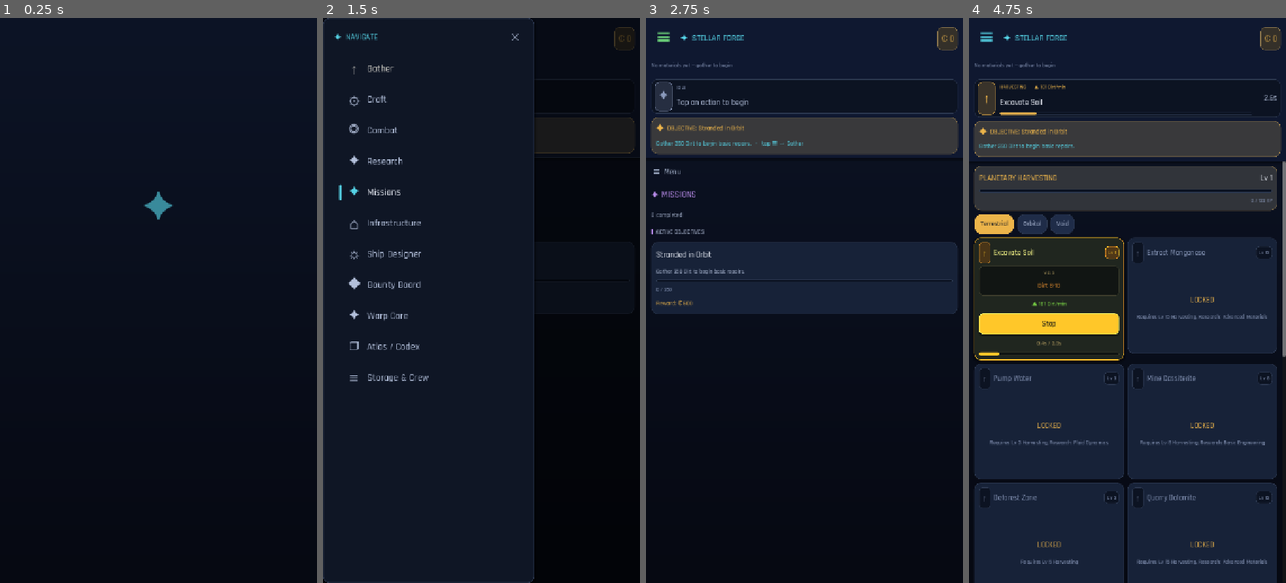
Above: before the commit, frames 1-4 (left to right).
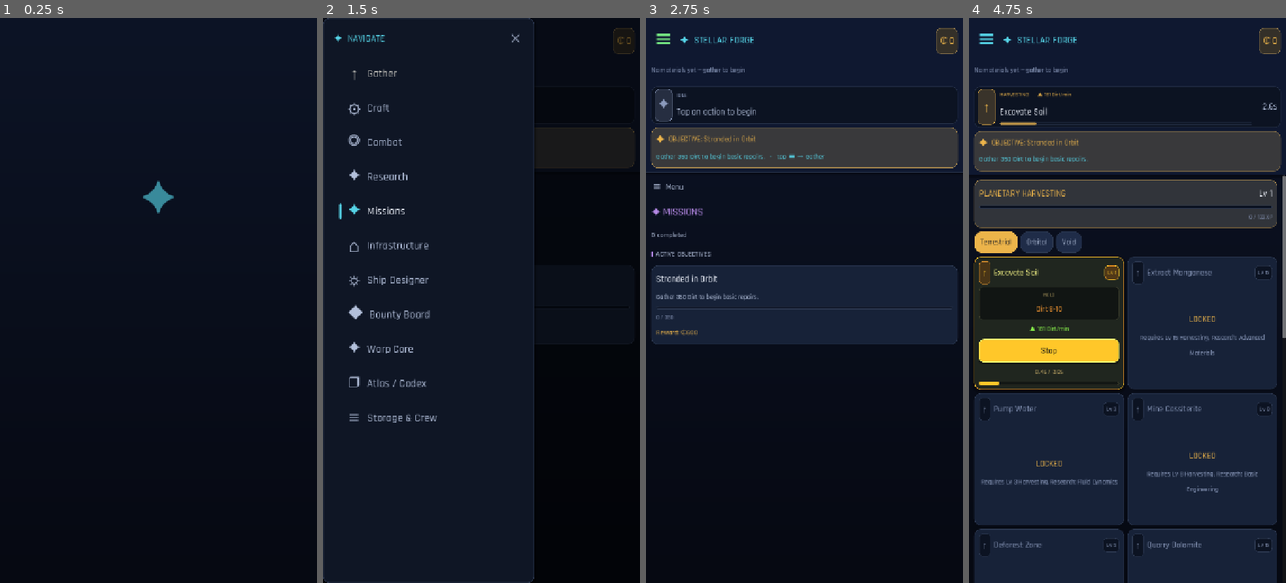
Above: after the commit, the same moments.

Repository: trakyalilter/TestMobileGame
Game: Godot game, scene res://scenes/main.tscn
Two runs of this game, one before a commit and one after it. Both use one fixed random seed, a clock stepped at 60 frames per second and the inputs below.
Inputs (mouse positions are in pixels of both pictures, inside the frame that each line leads up to):
- Up to frame 1 (0.25 s): no input
- Up to frame 2 (1.5 s): click "☰" at 0.5 s; click "☰" at 1.25 s
- Up to frame 3 (2.75 s): click "✕" at 2 s
- Up to frame 4 (4.75 s): click "☰" at 2.75 s; click (1073, 68) at 3.52 s; click "Start" at 4.25 s

The runs differ from the first frame. In frame 1, 0.3% of the frame differs, in the area x 45-55%, y 28-36%; in frame 2, 2.8%; in frame 3, 16%; in frame 4, 25%, in the area x 0-100%, y 1-97%.

Commit message:
Readability: bump global text scale 1.28 -> 1.45 + grow fixed heights
Addressing eye-strain feedback — text and elements were too small. Raise the
FONT_SCALE knob (every _fs() size scales) and grow the fixed-height elements to
match so larger text doesn't clip: gather cards 262->300, craft 272->312,
research nodes 154x72 -> 174x88, storage tiles 90->104, drawer rows 66->74,
sub-tab strips 38->44 and tab buttons 32->38, top resource bar 38->44.

https://claude.ai/code/session_01GUAm67mj5mAEoyJTAWupry

Diff:
--- a/scripts/ui/main.gd
+++ b/scripts/ui/main.gd
@@ -60,7 +60,7 @@
 
 # Global text scale — bumps every font size for phone readability without
 # touching individual call sites. Tune this one number to rescale the whole UI.
-const FONT_SCALE := 1.28
+const FONT_SCALE := 1.45
 func _fs(n: int) -> int:
 	return int(round(n * FONT_SCALE))
 
@@ -532,7 +532,7 @@
 	var scroll := ScrollContainer.new()
 	scroll.horizontal_scroll_mode = ScrollContainer.SCROLL_MODE_AUTO
 	scroll.vertical_scroll_mode = ScrollContainer.SCROLL_MODE_DISABLED
-	scroll.custom_minimum_size = Vector2(0, 38)
+	scroll.custom_minimum_size = Vector2(0, 44)
 	topv.add_child(scroll)
 	res_bar = HBoxContainer.new()
 	res_bar.add_theme_constant_override("separation", 6)
@@ -645,7 +645,7 @@
 	btn.flat = true
 	btn.focus_mode = Control.FOCUS_NONE
 	btn.size_flags_horizontal = Control.SIZE_EXPAND_FILL
-	btn.custom_minimum_size = Vector2(0, 66)
+	btn.custom_minimum_size = Vector2(0, 74)
 	var hb := HBoxContainer.new()
 	hb.set_anchors_and_offsets_preset(Control.PRESET_FULL_RECT)
 	hb.add_theme_constant_override("separation", 14)
@@ -865,7 +865,7 @@
 func _gather_card(id: String, a: Dictionary) -> Control:
 	var unlocked := GameState.meets_requirements(a, "harvesting")
 	var active := (GameState.active_type == "gather" and GameState.active_id == id)
-	var v := _card(GOLD, unlocked or active, 262)
+	var v := _card(GOLD, unlocked or active, 300)
 	v.get_parent().set_meta("coach_id", id)
 	_card_head(v, "↑", a["name"], "Lv %d" % int(a.get("level_req", 1)), GOLD, unlocked)
 	if unlocked:
@@ -900,7 +900,7 @@
 	var unlocked := GameState.meets_requirements(r, "fabrication")
 	var active := (GameState.active_type == "craft" and GameState.active_id == id)
 	var affordable := GameState.can_afford(r.get("inputs", {}))
-	var v := _card(CYAN, unlocked or active, 272)
+	var v := _card(CYAN, unlocked or active, 312)
 	v.get_parent().set_meta("coach_id", id)
 	_card_head(v, "⚙", r["name"], "Lv %d" % int(r.get("level_req", 1)), CYAN, unlocked)
 	if unlocked:
@@ -1944,8 +1944,8 @@
 # ============================================================ RESEARCH
 # Faithful port of the desktop research_page graph: per-discipline tabs, each a
 # 2D canvas of positioned nodes with parent→child branch lines drawn between them.
-const RES_NODE_W := 154.0
-const RES_NODE_H := 72.0
+const RES_NODE_W := 174.0
+const RES_NODE_H := 88.0
 const RES_POS_SCALE := 1.42
 const RES_PAD := 12.0
 
@@ -2420,7 +2420,7 @@
 	var rcol := _hex(GameData.color_for(sym))
 	var val: int = maxi(1, GameData.value_of(sym))
 	var panel := PanelContainer.new()
-	panel.custom_minimum_size = Vector2(0, 90)
+	panel.custom_minimum_size = Vector2(0, 104)
 	panel.size_flags_horizontal = Control.SIZE_EXPAND_FILL
 	panel.add_theme_stylebox_override("panel", _bordered(_mix(rcol, SURFACE, 0.9), rcol, 1, 8))
 	panel.tooltip_text = "%s — tap to sell all for ₡%s" % [GameData.res_name(sym), GameData.fmt(amt * val)]
@@ -2462,7 +2462,7 @@
 
 func _storage_slot_empty() -> Control:
 	var panel := PanelContainer.new()
-	panel.custom_minimum_size = Vector2(0, 90)
+	panel.custom_minimum_size = Vector2(0, 104)
 	panel.size_flags_horizontal = Control.SIZE_EXPAND_FILL
 	panel.add_theme_stylebox_override("panel", _bordered(INSET, LINE, 1, 8))
 	var cc := CenterContainer.new()
@@ -2536,7 +2536,7 @@
 func _subtabs(v: VBoxContainer, items: Array, current_id: String, accent: String, on_select: Callable) -> void:
 	var sc := ScrollContainer.new()
 	sc.vertical_scroll_mode = ScrollContainer.SCROLL_MODE_DISABLED
-	sc.custom_minimum_size = Vector2(0, 38)
+	sc.custom_minimum_size = Vector2(0, 44)
 	sc.size_flags_horizontal = Control.SIZE_EXPAND_FILL
 	var hb := HBoxContainer.new()
 	hb.add_theme_constant_override("separation", 7)
@@ -2549,7 +2549,7 @@
 		# PASS so a horizontal drag over a tab reaches the strip's ScrollContainer
 		# (which then scrolls and cancels the tap); a clean tap still selects.
 		b.mouse_filter = Control.MOUSE_FILTER_PASS
-		b.custom_minimum_size = Vector2(0, 32)
+		b.custom_minimum_size = Vector2(0, 38)
 		b.add_theme_font_size_override("font_size", _fs(12))
 		var fill := accent if on else SURFACE_HI
 		var txt := _ideal_text(accent) if on else C_DIM
